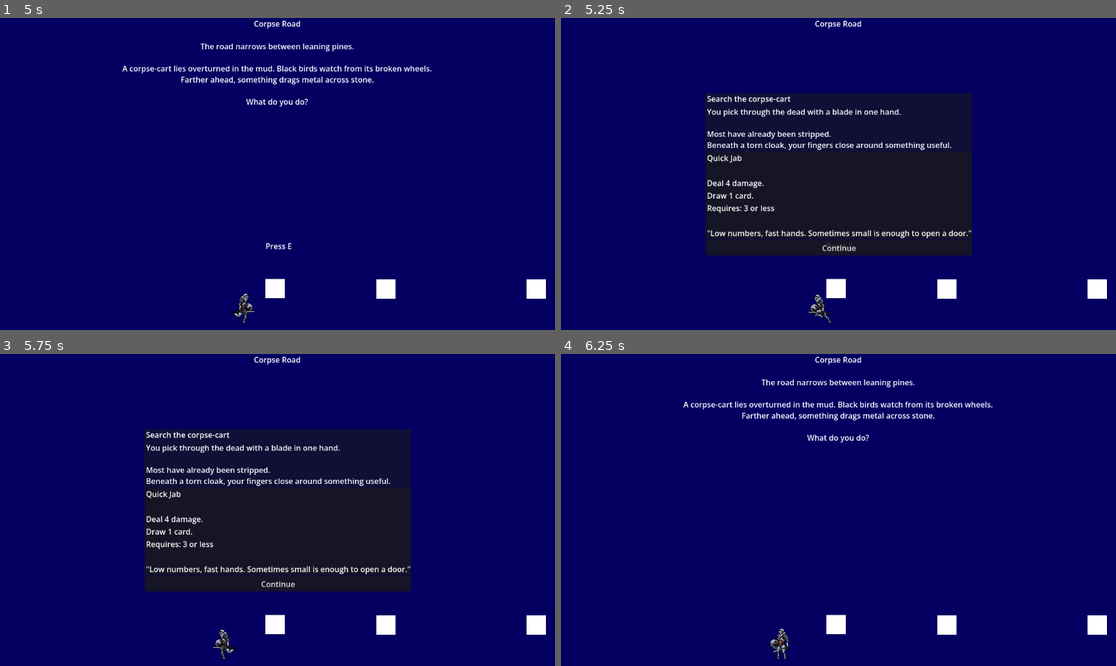
Above: before the commit, frames 1-4 (two rows, left to right).
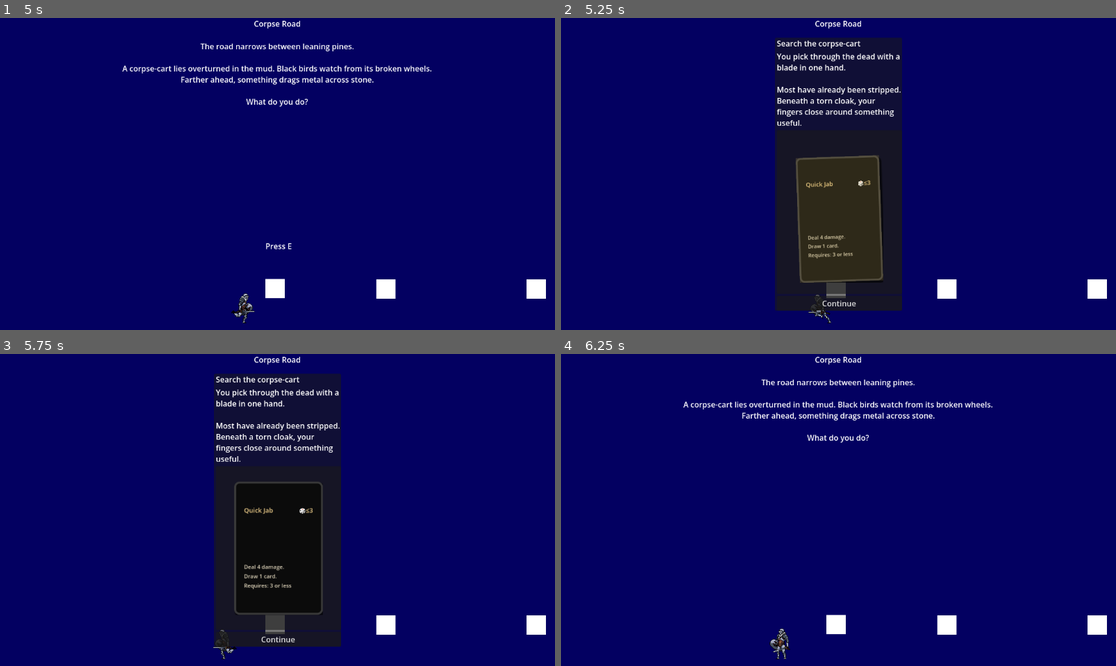
Above: after the commit, the same moments.

Repository: Bbran4/TheThroneThatBreathes
Game: Godot game, scene res://scenes/RunTest.tscn
Same seed, same stepped clock (60 frames per second), same inputs: the game is played once before the commit and once after it.
Inputs (mouse positions are in pixels of both pictures, inside the frame that each line leads up to):
- Up to frame 1 (5 s): click "Corpse Road" at 0.5 s; tap Enter (debug_end_turn) at 1.25 s; move the mouse to (399, 158) at 1.27 s; hold D (right) 1.28-2.78 s; tap E (interact) every 0.75 s from 1.35 to 4.35 s; move the mouse to (166, 189) at 2.02 s; move the mouse to (333, 105) at 2.77 s; hold A (left) 2.78-3.53 s; move the mouse to (249, 236) at 3.52 s; hold D (right) from 3.53 s (still down); move the mouse to (444, 220) at 4.27 s
- Up to frame 2 (5.25 s): tap E (interact) at 5, 5.1 s; move the mouse to (672, 127) at 5.02 s; release D (right) at 5.03 s; hold A (left) from 5.03 s (still down)
- Up to frame 3 (5.75 s): keep holding A (left)
- Up to frame 4 (6.25 s): release A (left) at 5.75 s; click "Continue" at 5.75 s

Frame 1 is identical in both runs. In frame 2, 23% of the frame differs, in the area x 25-75%, y 6-94%; in frame 3, 28%; in frame 4, nothing differs.

Commit message:
Card Popup

Diff:
--- a/scripts/ui/CombatUI.gd
+++ b/scripts/ui/CombatUI.gd
@@ -27,11 +27,15 @@
 var reward_buttons_container: VBoxContainer
 var hand_refresh_version: int = 0
 
+var reward_cards_container: HBoxContainer = null
+var reward_card_tweens: Dictionary = {}
+
 var pending_card: CardData = null
 var pending_dice: Array[DiceData] = []
 
 var target_button_layer: Control
 var target_buttons_by_combatant: Dictionary = {}
+
 
 const FAN_ARC_MAX := 20.0
 const CARD_SPREAD := 95.0
@@ -40,6 +44,12 @@
 const HAND_BOTTOM_CROP := 120.0
 const CARD_WIDTH := 180.0
 const CARD_HEIGHT := 270.0
+
+const REWARD_CARD_SPACING := 28
+const REWARD_CARD_REVEAL_DELAY := 0.10
+const REWARD_CARD_HOVER_LIFT := 28.0
+const REWARD_CARD_HOVER_SCALE := Vector2(1.10, 1.10)
+const REWARD_CARD_MOUSE_TILT := 7.0
 
 signal target_selected(target: Combatant)
 signal pending_card_changed(card: CardData)
@@ -90,15 +100,15 @@
 		result_panel = PanelContainer.new()
 		result_panel.name = "ResultPanel"
 		result_panel.visible = false
-		result_panel.custom_minimum_size = Vector2(420, 260)
-		result_panel.position = Vector2(430, 180)
+		result_panel.custom_minimum_size = Vector2(760, 430)
+		result_panel.position = Vector2(260, 110)
 		add_child(result_panel)
 
 		var margin := MarginContainer.new()
-		margin.add_theme_constant_override("margin_left", 18)
-		margin.add_theme_constant_override("margin_right", 18)
-		margin.add_theme_constant_override("margin_top", 18)
-		margin.add_theme_constant_override("margin_bottom", 18)
+		margin.add_theme_constant_override("margin_left", 22)
+		margin.add_theme_constant_override("margin_right", 22)
+		margin.add_theme_constant_override("margin_top", 22)
+		margin.add_theme_constant_override("margin_bottom", 22)
 		result_panel.add_child(margin)
 
 		var vbox := VBoxContainer.new()
@@ -117,11 +127,31 @@
 		subtitle.text = "Choose a reward"
 		vbox.add_child(subtitle)
 
+		reward_cards_container = HBoxContainer.new()
+		reward_cards_container.name = "RewardCards"
+		reward_cards_container.alignment = BoxContainer.ALIGNMENT_CENTER
+		reward_cards_container.add_theme_constant_override("separation", REWARD_CARD_SPACING)
+		vbox.add_child(reward_cards_container)
+
 		reward_buttons_container = VBoxContainer.new()
 		reward_buttons_container.name = "RewardButtons"
+		reward_buttons_container.visible = false
 		vbox.add_child(reward_buttons_container)
 	else:
 		reward_buttons_container = result_panel.get_node_or_null("MarginContainer/ResultVBox/RewardButtons") as VBoxContainer
+		reward_cards_container = result_panel.get_node_or_null("MarginContainer/ResultVBox/RewardCards") as HBoxContainer
+
+		if reward_cards_container == null:
+			var vbox := result_panel.get_node_or_null("MarginContainer/ResultVBox") as VBoxContainer
+			if vbox != null:
+				reward_cards_container = HBoxContainer.new()
+				reward_cards_container.name = "RewardCards"
+				reward_cards_container.alignment = BoxContainer.ALIGNMENT_CENTER
+				reward_cards_container.add_theme_constant_override("separation", REWARD_CARD_SPACING)
+				vbox.add_child(reward_cards_container)
+
+		if reward_buttons_container != null:
+			reward_buttons_container.visible = false
 
 func _refresh_hand() -> void:
 	hand_refresh_version += 1
@@ -585,11 +615,89 @@
 	pending_card = null
 	pending_dice.clear()
 
+func _create_reward_choice_card(card: CardData, index: int) -> CardView:
+	var card_view: CardView = card_view_scene.instantiate()
+	card_view.setup(card, true)
+
+	card_view.custom_minimum_size = Vector2(CARD_WIDTH, CARD_HEIGHT)
+	card_view.size = Vector2(CARD_WIDTH, CARD_HEIGHT)
+	card_view.pivot_offset = Vector2(CARD_WIDTH * 0.5, CARD_HEIGHT * 0.5)
+	card_view.focus_mode = Control.FOCUS_NONE
+	card_view.mouse_filter = Control.MOUSE_FILTER_STOP
+	card_view.z_index = index
+
+	card_view.modulate.a = 0.0
+	card_view.scale = Vector2(0.55, 0.55)
+	card_view.rotation_degrees = -8.0 + index * 8.0
+
+	var reveal_tween := card_view.create_tween()
+	reveal_tween.set_parallel(true)
+	reveal_tween.tween_property(card_view, "modulate:a", 1.0, 0.14).set_delay(index * REWARD_CARD_REVEAL_DELAY)
+	reveal_tween.tween_property(card_view, "scale", Vector2.ONE, 0.36).set_delay(index * REWARD_CARD_REVEAL_DELAY).set_ease(Tween.EASE_OUT).set_trans(Tween.TRANS_BACK)
+	reveal_tween.tween_property(card_view, "rotation_degrees", 0.0, 0.36).set_delay(index * REWARD_CARD_REVEAL_DELAY).set_ease(Tween.EASE_OUT).set_trans(Tween.TRANS_BACK)
+
+	card_view.mouse_entered.connect(func():
+		_on_reward_choice_card_mouse_entered(card_view)
+	)
+
+	card_view.mouse_exited.connect(func():
+		_on_reward_choice_card_mouse_exited(card_view, index)
+	)
+
+	card_view.pressed.connect(func():
+		_on_reward_card_chosen(card)
+	)
+
+	return card_view
+
+
+func _on_reward_choice_card_mouse_entered(card_view: CardView) -> void:
+	if card_view == null or not is_instance_valid(card_view):
+		return
+
+	if reward_card_tweens.has(card_view):
+		var old_tween: Tween = reward_card_tweens[card_view]
+		if old_tween != null:
+			old_tween.kill()
+
+	card_view.z_index = 100
+
+	var tween := card_view.create_tween()
+	reward_card_tweens[card_view] = tween
+	tween.set_parallel(true)
+	tween.tween_property(card_view, "position:y", card_view.position.y - REWARD_CARD_HOVER_LIFT, 0.14).set_ease(Tween.EASE_OUT).set_trans(Tween.TRANS_BACK)
+	tween.tween_property(card_view, "scale", REWARD_CARD_HOVER_SCALE, 0.14).set_ease(Tween.EASE_OUT).set_trans(Tween.TRANS_BACK)
+	tween.tween_property(card_view, "rotation_degrees", 0.0, 0.14).set_ease(Tween.EASE_OUT).set_trans(Tween.TRANS_QUAD)
+
+
+func _on_reward_choice_card_mouse_exited(card_view: CardView, index: int) -> void:
+	if card_view == null or not is_instance_valid(card_view):
+		return
+
+	if reward_card_tweens.has(card_view):
+		var old_tween: Tween = reward_card_tweens[card_view]
+		if old_tween != null:
+			old_tween.kill()
+
+	card_view.z_index = index
+
+	var tween := card_view.create_tween()
+	reward_card_tweens[card_view] = tween
+	tween.set_parallel(true)
+	tween.tween_property(card_view, "position:y", 0.0, 0.12).set_ease(Tween.EASE_IN_OUT).set_trans(Tween.TRANS_QUAD)
+	tween.tween_property(card_view, "scale", Vector2.ONE, 0.12).set_ease(Tween.EASE_IN_OUT).set_trans(Tween.TRANS_QUAD)
+	tween.tween_property(card_view, "rotation_degrees", 0.0, 0.12).set_ease(Tween.EASE_IN_OUT).set_trans(Tween.TRANS_QUAD)
+
 func _show_result_panel(player_won: bool) -> void:
 	if result_panel == null:
 		return
 
 	result_panel.visible = true
+	result_panel.custom_minimum_size = Vector2(760, 430)
+	result_panel.position = Vector2(
+		(get_viewport_rect().size.x - result_panel.custom_minimum_size.x) * 0.5,
+		90.0
+	)
 
 	var title := result_panel.get_node_or_null("MarginContainer/ResultVBox/TitleLabel") as Label
 	var subtitle := result_panel.get_node_or_null("MarginContainer/ResultVBox/SubtitleLabel") as Label
@@ -598,30 +706,38 @@
 		title.text = "VICTORY" if player_won else "DEFEAT"
 
 	if subtitle != null:
-		subtitle.text = "Choose a reward" if player_won else "The throne keeps breathing."
-
-	if reward_buttons_container == null:
-		return
-
-	_clear_children(reward_buttons_container)
+		subtitle.text = "Choose a reward card" if player_won else "The throne keeps breathing."
+
+	if reward_buttons_container != null:
+		reward_buttons_container.visible = false
+		_clear_children(reward_buttons_container)
+
+	if reward_cards_container != null:
+		reward_cards_container.visible = true
+		_clear_children(reward_cards_container)
 
 	if not player_won:
-		var close_button := Button.new()
-		close_button.text = "Return"
-		reward_buttons_container.add_child(close_button)
+		if reward_cards_container != null:
+			reward_cards_container.visible = false
+
+		if reward_buttons_container != null:
+			reward_buttons_container.visible = true
+
+			var close_button := Button.new()
+			close_button.text = "Return"
+			reward_buttons_container.add_child(close_button)
+
+		return
+
+	if reward_cards_container == null:
 		return
 
 	var reward_cards := _get_reward_card_options(3)
 
-	for card in reward_cards:
-		var button := Button.new()
-		button.text = "+ " + card.card_name
-		button.custom_minimum_size = Vector2(320, 42)
-		button.pressed.connect(func():
-			_on_reward_card_chosen(card)
-		)
-		reward_buttons_container.add_child(button)
-
+	for i in reward_cards.size():
+		var card := reward_cards[i]
+		var card_view := _create_reward_choice_card(card, i)
+		reward_cards_container.add_child(card_view)
 
 func _get_reward_card_options(amount: int) -> Array[CardData]:
 	var options: Array[CardData] = []
@@ -658,13 +774,29 @@
 		active_player.discard_pile.append(card)
 		active_player.deck_changed.emit(active_player.deck.size(), active_player.discard_pile.size())
 
+	if reward_cards_container != null:
+		_clear_children(reward_cards_container)
+
 	if reward_buttons_container != null:
+		reward_buttons_container.visible = false
 		_clear_children(reward_buttons_container)
 
-		var chosen_label := Label.new()
-		chosen_label.text = "Chosen: " + card.card_name
-		chosen_label.horizontal_alignment = HORIZONTAL_ALIGNMENT_CENTER
-		reward_buttons_container.add_child(chosen_label)
+	var title := result_panel.get_node_or_null("MarginContainer/ResultVBox/TitleLabel") as Label
+	var subtitle := result_panel.get_node_or_null("MarginContainer/ResultVBox/SubtitleLabel") as Label
+
+	if title != null:
+		title.text = "CARD TAKEN"
+
+	if subtitle != null:
+		subtitle.text = card.card_name + " was added to your deck."
+
+	if reward_cards_container != null:
+		reward_cards_container.visible = true
+
+		var chosen_card := _create_reward_choice_card(card, 0)
+		chosen_card.disabled = true
+		chosen_card.mouse_filter = Control.MOUSE_FILTER_IGNORE
+		reward_cards_container.add_child(chosen_card)
 
 func _on_combatant_damage_taken(
 	combatant: Combatant,
--- a/scripts/world/InteractionResultView.gd
+++ b/scripts/world/InteractionResultView.gd
@@ -2,6 +2,8 @@
 class_name InteractionResultView
 
 signal continue_pressed
+
+const CARD_VIEW_SCENE: PackedScene = preload("res://scenes/ui/CardView.tscn")
 
 @onready var title_label: Label = $Panel/MarginContainer/HBoxContainer/VBoxContainer/TitleLabel
 @onready var result_text_label: RichTextLabel = $Panel/MarginContainer/HBoxContainer/VBoxContainer/ResultTextLabel
@@ -9,12 +11,51 @@
 @onready var reward_card_label: Label = $Panel/MarginContainer/HBoxContainer/VBoxContainer/RewardCardPanel/RewardCardLabel
 @onready var continue_button: Button = $Panel/MarginContainer/HBoxContainer/VBoxContainer/ContinueButton
 
+var reward_card_holder: Control = null
+var reward_card_visual: CardView = null
+var reward_card_glint: ColorRect = null
+var reward_card_reveal_overlay: ColorRect = null
+var reward_card_rest_position: Vector2 = Vector2.ZERO
+var reward_card_hover_tween: Tween = null
+var reward_card_follow_mouse: bool = false
+
+const REWARD_CARD_SIZE := Vector2(180, 270)
+const REWARD_CARD_PANEL_SIZE := Vector2(260, 340)
+const REWARD_CARD_HOVER_LIFT := 24.0
+const REWARD_CARD_HOVER_SCALE := Vector2(1.10, 1.10)
+const REWARD_CARD_MOUSE_TILT := 8.0
+const REWARD_CARD_MOUSE_OFFSET := 10.0
+const REWARD_CARD_REVEAL_TIME := 0.55
+
 
 func _ready() -> void:
 	continue_button.pressed.connect(func():
 		continue_pressed.emit()
 	)
 
+	if reward_card_label != null:
+		reward_card_label.visible = false
+
+
+func _process(_delta: float) -> void:
+	if not reward_card_follow_mouse:
+		return
+
+	if reward_card_visual == null or not is_instance_valid(reward_card_visual):
+		return
+
+	var local_mouse := reward_card_visual.get_local_mouse_position()
+	var half_size := REWARD_CARD_SIZE * 0.5
+	var normalized := Vector2(
+		clampf((local_mouse.x - half_size.x) / half_size.x, -1.0, 1.0),
+		clampf((local_mouse.y - half_size.y) / half_size.y, -1.0, 1.0)
+	)
+
+	reward_card_visual.rotation_degrees = normalized.x * REWARD_CARD_MOUSE_TILT
+	reward_card_visual.position = reward_card_rest_position + Vector2(
+		normalized.x * REWARD_CARD_MOUSE_OFFSET,
+		-REWARD_CARD_HOVER_LIFT + normalized.y * REWARD_CARD_MOUSE_OFFSET * 0.45
+	)
 
 func show_result(title_text: String, result_text: String, reward_card: CardData = null) -> void:
 	visible = true
@@ -24,13 +65,301 @@
 
 	if reward_card != null:
 		reward_card_panel.visible = true
-
-		var card_text := reward_card.card_name + "\n\n" + reward_card.description
-
-		if reward_card.flavor_text != "":
-			card_text += "\n\n\"" + reward_card.flavor_text + "\""
-
-		reward_card_label.text = card_text
+		_show_reward_card_visual(reward_card)
 	else:
 		reward_card_panel.visible = false
+		_clear_reward_card_visual()
+
+func _show_reward_card_visual(card: CardData) -> void:
+	_clear_reward_card_visual()
+
+	if reward_card_label != null:
+		reward_card_label.visible = false
 		reward_card_label.text = ""
+
+	reward_card_panel.custom_minimum_size = REWARD_CARD_PANEL_SIZE
+	reward_card_panel.mouse_filter = Control.MOUSE_FILTER_STOP
+
+	reward_card_holder = Control.new()
+	reward_card_holder.name = "RewardCardHolder"
+	reward_card_holder.custom_minimum_size = REWARD_CARD_PANEL_SIZE
+	reward_card_holder.size = REWARD_CARD_PANEL_SIZE
+	reward_card_holder.mouse_filter = Control.MOUSE_FILTER_IGNORE
+	reward_card_panel.add_child(reward_card_holder)
+
+	reward_card_visual = CARD_VIEW_SCENE.instantiate() as CardView
+	reward_card_holder.add_child(reward_card_visual)
+
+	reward_card_visual.setup(card, false)
+	reward_card_visual.disabled = true
+	reward_card_visual.mouse_filter = Control.MOUSE_FILTER_STOP
+	reward_card_visual.custom_minimum_size = REWARD_CARD_SIZE
+	reward_card_visual.size = REWARD_CARD_SIZE
+
+	reward_card_rest_position = (REWARD_CARD_PANEL_SIZE - REWARD_CARD_SIZE) * 0.5
+	reward_card_visual.position = reward_card_rest_position + Vector2(0, 34)
+	reward_card_visual.pivot_offset = REWARD_CARD_SIZE * 0.5
+	reward_card_visual.scale = Vector2(0.28, 0.28)
+	reward_card_visual.rotation_degrees = -10.0
+	reward_card_visual.modulate.a = 0.0
+
+	_create_reward_card_reveal_fx()
+
+	var reveal_tween := reward_card_visual.create_tween()
+	reveal_tween.set_parallel(true)
+	reveal_tween.tween_property(reward_card_visual, "modulate:a", 1.0, 0.16).set_ease(Tween.EASE_OUT).set_trans(Tween.TRANS_QUAD)
+	reveal_tween.tween_property(reward_card_visual, "scale", Vector2(1.13, 1.13), REWARD_CARD_REVEAL_TIME).set_ease(Tween.EASE_OUT).set_trans(Tween.TRANS_BACK)
+	reveal_tween.tween_property(reward_card_visual, "position", reward_card_rest_position, REWARD_CARD_REVEAL_TIME).set_ease(Tween.EASE_OUT).set_trans(Tween.TRANS_CUBIC)
+	reveal_tween.tween_property(reward_card_visual, "rotation_degrees", 0.0, REWARD_CARD_REVEAL_TIME).set_ease(Tween.EASE_OUT).set_trans(Tween.TRANS_BACK)
+	reveal_tween.chain().tween_property(reward_card_visual, "scale", Vector2.ONE, 0.12).set_ease(Tween.EASE_IN_OUT).set_trans(Tween.TRANS_QUAD)
+
+	if reward_card_reveal_overlay != null and is_instance_valid(reward_card_reveal_overlay):
+		var overlay_tween := reward_card_reveal_overlay.create_tween()
+		overlay_tween.tween_property(reward_card_reveal_overlay, "modulate:a", 0.0, 0.35).set_delay(0.12).set_ease(Tween.EASE_OUT).set_trans(Tween.TRANS_QUAD)
+
+	_play_reward_card_glint_sweep(0.16)
+
+	reward_card_visual.mouse_entered.connect(func():
+		_on_reward_card_mouse_entered()
+	)
+
+	reward_card_visual.mouse_exited.connect(func():
+		_on_reward_card_mouse_exited()
+	)
+
+func _create_reward_card_reveal_fx() -> void:
+	if reward_card_visual == null or not is_instance_valid(reward_card_visual):
+		return
+
+	reward_card_visual.clip_contents = true
+
+	reward_card_glint = ColorRect.new()
+	reward_card_glint.name = "RewardCardGlint"
+	reward_card_glint.color = Color(1.0, 0.92, 0.58, 1.0)
+	reward_card_glint.size = Vector2(30, 360)
+	reward_card_glint.position = Vector2(-70, -45)
+	reward_card_glint.rotation_degrees = -20.0
+	reward_card_glint.mouse_filter = Control.MOUSE_FILTER_IGNORE
+	reward_card_glint.modulate.a = 0.0
+	reward_card_visual.add_child(reward_card_glint)
+	reward_card_glint.z_index = 50
+
+	reward_card_reveal_overlay = ColorRect.new()
+	reward_card_reveal_overlay.name = "RewardCardRevealOverlay"
+	reward_card_reveal_overlay.color = Color(1.0, 0.86, 0.42, 1.0)
+	reward_card_reveal_overlay.size = REWARD_CARD_SIZE
+	reward_card_reveal_overlay.mouse_filter = Control.MOUSE_FILTER_IGNORE
+	reward_card_reveal_overlay.modulate.a = 0.16
+	reward_card_visual.add_child(reward_card_reveal_overlay)
+	reward_card_reveal_overlay.z_index = 49
+
+func _play_reward_card_glint_sweep(delay: float = 0.0) -> void:
+	if reward_card_glint == null or not is_instance_valid(reward_card_glint):
+		return
+
+	reward_card_glint.position = Vector2(-70, -45)
+	reward_card_glint.rotation_degrees = -20.0
+	reward_card_glint.modulate.a = 0.0
+
+	var glint_tween := reward_card_glint.create_tween()
+	glint_tween.set_parallel(true)
+	glint_tween.tween_property(reward_card_glint, "position:x", REWARD_CARD_SIZE.x + 45.0, 0.42).set_delay(delay).set_ease(Tween.EASE_OUT).set_trans(Tween.TRANS_QUAD)
+	glint_tween.tween_property(reward_card_glint, "modulate:a", 0.22, 0.12).set_delay(delay)
+	glint_tween.chain().tween_property(reward_card_glint, "modulate:a", 0.0, 0.12)
+
+func _create_reward_card_visual(card: CardData) -> Control:
+	var card_root := PanelContainer.new()
+	card_root.name = "RewardCardVisual"
+	card_root.custom_minimum_size = REWARD_CARD_SIZE
+	card_root.size = REWARD_CARD_SIZE
+	card_root.clip_contents = true
+	card_root.mouse_filter = Control.MOUSE_FILTER_STOP
+
+	var style := StyleBoxFlat.new()
+	style.bg_color = Color(0.09, 0.065, 0.055, 0.98)
+	style.border_color = Color(1.0, 0.78, 0.34, 1.0)
+	style.set_border_width_all(4)
+	style.corner_radius_top_left = 14
+	style.corner_radius_top_right = 14
+	style.corner_radius_bottom_left = 14
+	style.corner_radius_bottom_right = 14
+	style.shadow_color = Color(0.0, 0.0, 0.0, 0.55)
+	style.shadow_size = 18
+	style.shadow_offset = Vector2(0, 8)
+	card_root.add_theme_stylebox_override("panel", style)
+
+	var margin := MarginContainer.new()
+	margin.name = "Margin"
+	margin.add_theme_constant_override("margin_left", 14)
+	margin.add_theme_constant_override("margin_right", 14)
+	margin.add_theme_constant_override("margin_top", 14)
+	margin.add_theme_constant_override("margin_bottom", 14)
+	card_root.add_child(margin)
+
+	var vbox := VBoxContainer.new()
+	vbox.name = "Content"
+	vbox.size_flags_horizontal = Control.SIZE_EXPAND_FILL
+	vbox.size_flags_vertical = Control.SIZE_EXPAND_FILL
+	margin.add_child(vbox)
+
+	var name_label := Label.new()
+	name_label.name = "NameLabel"
+	name_label.text = card.card_name
+	name_label.horizontal_alignment = HORIZONTAL_ALIGNMENT_CENTER
+	name_label.autowrap_mode = TextServer.AUTOWRAP_WORD_SMART
+	name_label.add_theme_font_size_override("font_size", 22)
+	vbox.add_child(name_label)
+
+	var divider_top := HSeparator.new()
+	vbox.add_child(divider_top)
+
+	var art_frame := PanelContainer.new()
+	art_frame.name = "ArtFrame"
+	art_frame.custom_minimum_size = Vector2(180, 102)
+	art_frame.size_flags_horizontal = Control.SIZE_EXPAND_FILL
+	vbox.add_child(art_frame)
+
+	var art_style := StyleBoxFlat.new()
+	art_style.bg_color = Color(0.18, 0.12, 0.11, 1.0)
+	art_style.border_color = Color(0.75, 0.46, 0.20, 1.0)
+	art_style.set_border_width_all(2)
+	art_style.corner_radius_top_left = 9
+	art_style.corner_radius_top_right = 9
+	art_style.corner_radius_bottom_left = 9
+	art_style.corner_radius_bottom_right = 9
+	art_frame.add_theme_stylebox_override("panel", art_style)
+
+	var art_label := Label.new()
+	art_label.text = _get_reward_card_icon_text(card)
+	art_label.horizontal_alignment = HORIZONTAL_ALIGNMENT_CENTER
+	art_label.vertical_alignment = VERTICAL_ALIGNMENT_CENTER
+	art_label.add_theme_font_size_override("font_size", 42)
+	art_frame.add_child(art_label)
+
+	var divider_bottom := HSeparator.new()
+	vbox.add_child(divider_bottom)
+
+	var description_label := RichTextLabel.new()
+	description_label.name = "DescriptionLabel"
+	description_label.bbcode_enabled = true
+	description_label.fit_content = false
+	description_label.scroll_active = false
+	description_label.custom_minimum_size = Vector2(180, 82)
+	description_label.size_flags_vertical = Control.SIZE_EXPAND_FILL
+	description_label.text = _get_reward_card_rules_text(card)
+	vbox.add_child(description_label)
+
+	if card.flavor_text != "":
+		var flavor_label := RichTextLabel.new()
+		flavor_label.name = "FlavorLabel"
+		flavor_label.bbcode_enabled = true
+		flavor_label.fit_content = false
+		flavor_label.scroll_active = false
+		flavor_label.custom_minimum_size = Vector2(180, 38)
+		flavor_label.text = "[i]\"" + card.flavor_text + "\"[/i]"
+		vbox.add_child(flavor_label)
+
+	reward_card_glint = ColorRect.new()
+	reward_card_glint.name = "RewardCardGlint"
+	reward_card_glint.color = Color(1.0, 0.92, 0.58, 1.0)
+	reward_card_glint.size = Vector2(44, 430)
+	reward_card_glint.position = Vector2(-80, -60)
+	reward_card_glint.rotation_degrees = -22.0
+	reward_card_glint.mouse_filter = Control.MOUSE_FILTER_IGNORE
+	reward_card_glint.modulate.a = 0.0
+	card_root.add_child(reward_card_glint)
+
+	reward_card_reveal_overlay = ColorRect.new()
+	reward_card_reveal_overlay.name = "RewardCardRevealOverlay"
+	reward_card_reveal_overlay.color = Color(1.0, 0.86, 0.42, 1.0)
+	reward_card_reveal_overlay.size = REWARD_CARD_SIZE
+	reward_card_reveal_overlay.mouse_filter = Control.MOUSE_FILTER_IGNORE
+	reward_card_reveal_overlay.modulate.a = 0.22
+	card_root.add_child(reward_card_reveal_overlay)
+
+	return card_root
+
+func _get_reward_card_rules_text(card: CardData) -> String:
+	var lines: Array[String] = []
+
+	if card.description != "":
+		lines.append(card.description)
+
+	if card.dice_required > 0:
+		lines.append("")
+		lines.append("[center]Dice required: " + str(card.dice_required) + "[/center]")
+
+	if card.base_damage > 0:
+		lines.append("[center]Damage: " + str(card.base_damage) + "[/center]")
+
+	if card.base_guard > 0:
+		lines.append("[center]Guard: " + str(card.guard_amount) + "[/center]")
+
+	return "\n".join(lines)
+
+
+func _get_reward_card_icon_text(card: CardData) -> String:
+	if card == null:
+		return "✦"
+
+	if card.base_damage > 0:
+		return "⚔"
+
+	if card.guard_amount > 0:
+		return "🛡"
+
+	return "✦"
+
+
+func _on_reward_card_mouse_entered() -> void:
+	if reward_card_visual == null or not is_instance_valid(reward_card_visual):
+		return
+
+	reward_card_follow_mouse = true
+
+	if reward_card_hover_tween != null:
+		reward_card_hover_tween.kill()
+
+	reward_card_hover_tween = reward_card_visual.create_tween()
+	reward_card_hover_tween.set_parallel(true)
+	reward_card_hover_tween.tween_property(reward_card_visual, "scale", REWARD_CARD_HOVER_SCALE, 0.14).set_ease(Tween.EASE_OUT).set_trans(Tween.TRANS_BACK)
+	reward_card_hover_tween.tween_property(reward_card_visual, "position", reward_card_rest_position + Vector2(0, -REWARD_CARD_HOVER_LIFT), 0.14).set_ease(Tween.EASE_OUT).set_trans(Tween.TRANS_QUAD)
+
+	_play_reward_card_glint_sweep()
+
+func _on_reward_card_mouse_exited() -> void:
+	if reward_card_visual == null or not is_instance_valid(reward_card_visual):
+		return
+
+	reward_card_follow_mouse = false
+
+	if reward_card_hover_tween != null:
+		reward_card_hover_tween.kill()
+
+	reward_card_hover_tween = reward_card_visual.create_tween()
+	reward_card_hover_tween.set_parallel(true)
+	reward_card_hover_tween.tween_property(reward_card_visual, "position", reward_card_rest_position, 0.14).set_ease(Tween.EASE_IN_OUT).set_trans(Tween.TRANS_QUAD)
+	reward_card_hover_tween.tween_property(reward_card_visual, "rotation_degrees", 0.0, 0.14).set_ease(Tween.EASE_IN_OUT).set_trans(Tween.TRANS_QUAD)
+	reward_card_hover_tween.tween_property(reward_card_visual, "scale", Vector2.ONE, 0.14).set_ease(Tween.EASE_IN_OUT).set_trans(Tween.TRANS_QUAD)
+
+	if reward_card_glint != null and is_instance_valid(reward_card_glint):
+		reward_card_glint.modulate.a = 0.0
+
+func _clear_reward_card_visual() -> void:
+	reward_card_follow_mouse = false
+
+	if reward_card_hover_tween != null:
+		reward_card_hover_tween.kill()
+		reward_card_hover_tween = null
+
+	if reward_card_holder != null and is_instance_valid(reward_card_holder):
+		reward_card_holder.queue_free()
+
+	reward_card_holder = null
+	reward_card_visual = null
+	reward_card_glint = null
+	reward_card_reveal_overlay = null
+
+	if reward_card_label != null:
+		reward_card_label.text = ""
+		reward_card_label.visible = false
